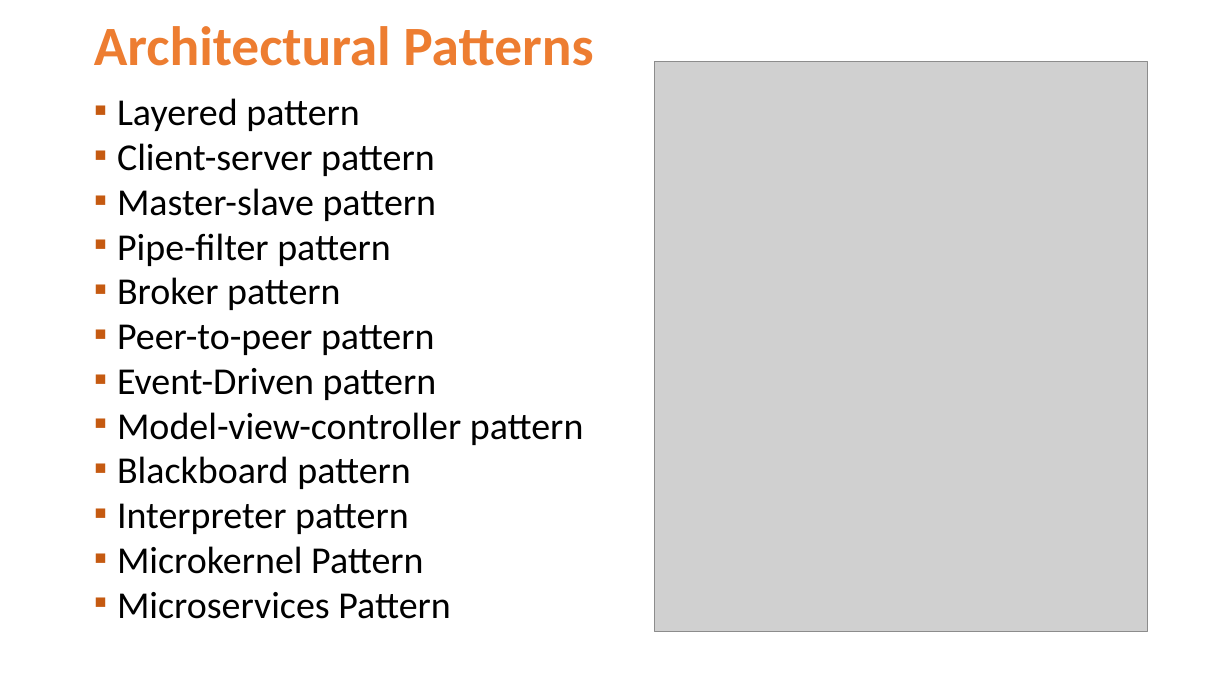
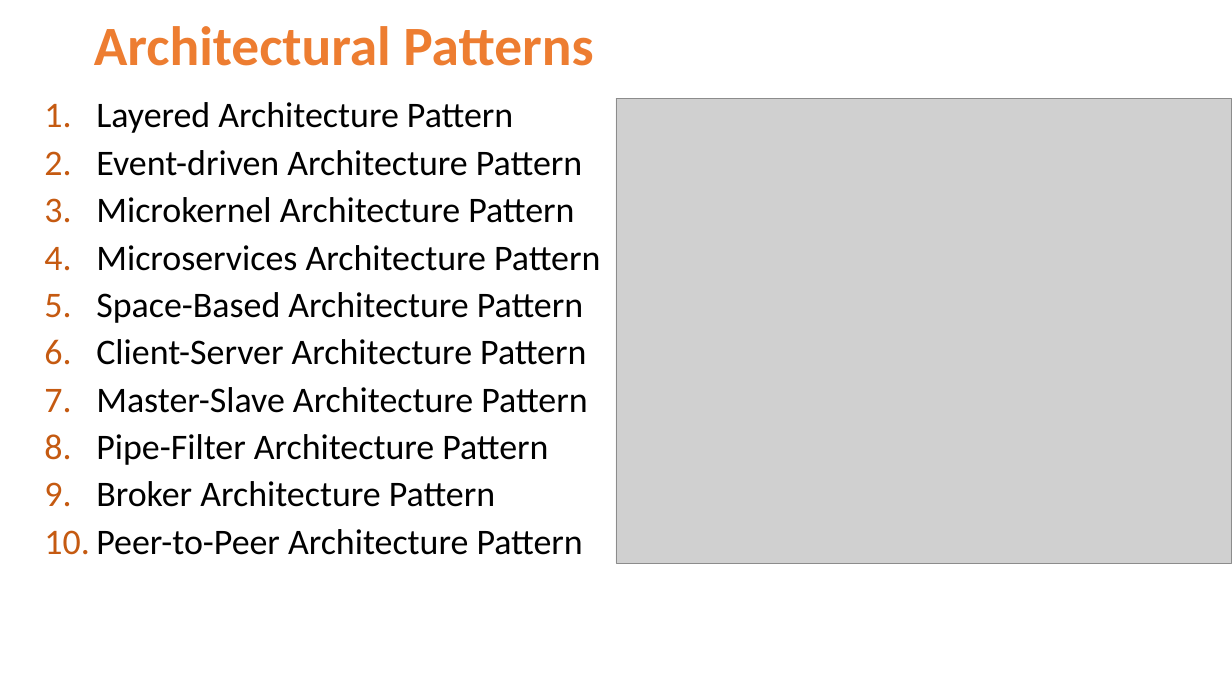
Before and after one commit to Jucer74/SoftwareArchitecture, a slide deck: slide 4 of Clases/04-ArchitecturalPatterns/SoftwareArchitecture-ArchitecturalPatterns.pptx (slide 18 before the commit). Drawn at 1232x693 pixels with LibreOffice and Linux fonts; fonts in the diff are those of the drawing; grey boxes stand for pictures; background and template pictures are left out. Boxes give left, top, right and bottom in pixels: in the first picture for what was removed or moved away, otherwise in the second. Text is boxed around its words. In the diff, an @@ line names an element or a change of style, - is before the commit and + after.

```diff
--- a/Clases/04-ArchitecturalPatterns/SoftwareArchitecture-ArchitecturalPatterns.pptx
+++ b/Clases/04-ArchitecturalPatterns/SoftwareArchitecture-ArchitecturalPatterns.pptx
@@ text at bbox=[96, 102, 600, 555]: text changed; size 29.6 to 28 pt @@
-▪ Layered pattern
-▪ Client-server pattern
-▪ Master-slave pattern
-▪ Pipe-filter pattern
-▪ Broker pattern
-▪ Peer-to-peer pattern
-▪ Event-Driven pattern
-▪ Model-view-controller pattern
-▪ Blackboard pattern
-▪ Interpreter pattern
-▪ Microkernel Pattern
-▪ Microservices Pattern
+1. Layered Architecture Pattern
+2. Event-driven Architecture Pattern
+3. Microkernel Architecture Pattern
+4. Microservices Architecture Pattern
+5. Space-Based Architecture Pattern
+6. Client-Server Architecture Pattern
+7. Master-Slave Architecture Pattern
+8. Pipe-Filter Architecture Pattern
+9. Broker Architecture Pattern
+10. Peer-to-Peer Architecture Pattern
@@ picture: place and size @@
-picture at bbox=[654, 61, 1147, 632]
+picture at bbox=[616, 98, 1232, 563]
```
Also in this commit, not shown: 1 other slide changed, 23 slides added, 16 slides removed.
